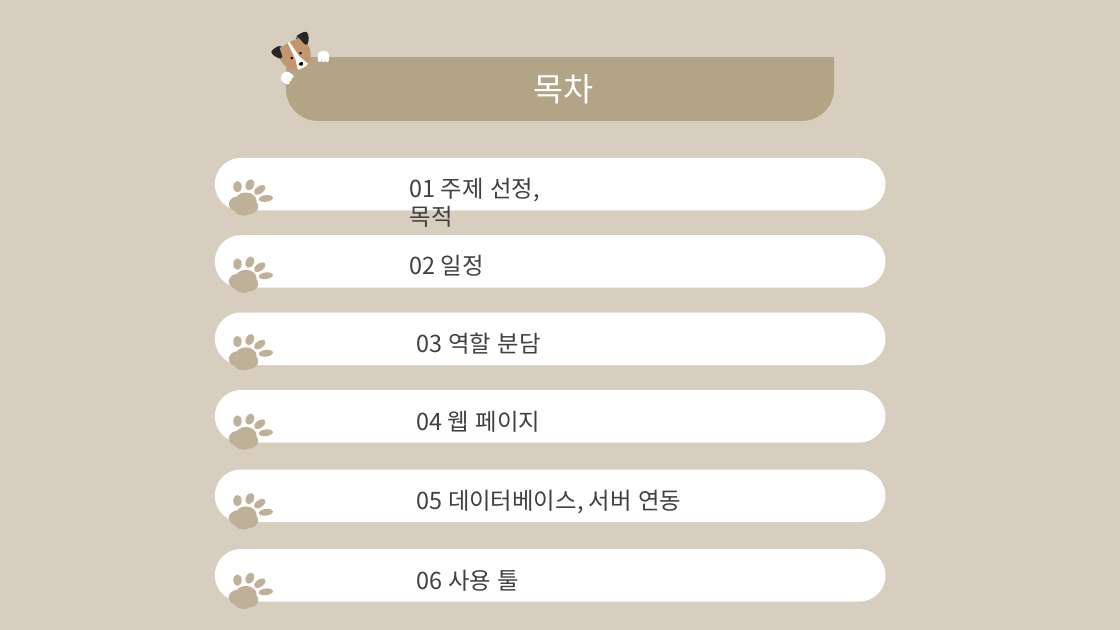
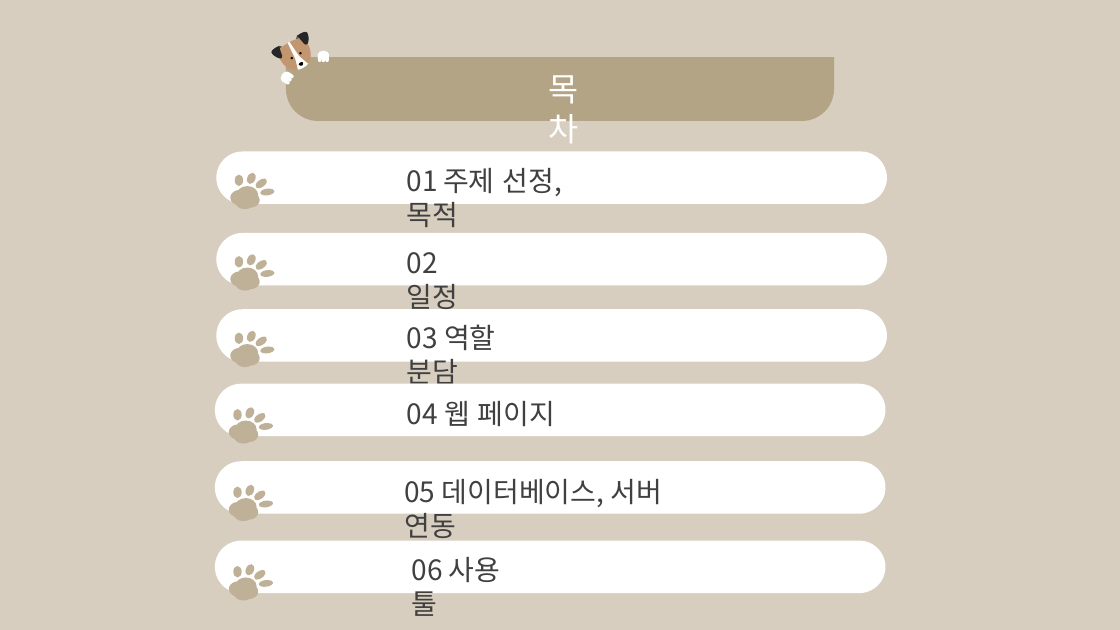
Before and after one commit to MoonYeeun/adopt_dog, a slide deck: slide 2 of adopt_dog .pptx. Drawn at 1120x630 pixels with LibreOffice and Linux fonts; fonts in the diff are those of the drawing. Boxes give left, top, right and bottom in pixels: in the first picture for what was removed or moved away, otherwise in the second. Text is boxed around its words. In the diff, an @@ line names an element or a change of style, - is before the commit and + after.

```diff
--- a/adopt_dog .pptx
+++ b/adopt_dog .pptx
@@ text "목차" rewrapped from (533,74,593,104) to (548,75,578,143) @@
@@ 3 rounded rectangles, 3 freeform shapes: place and size @@
-3 rounded rectangles, 3 freeform shapes at (215,158,886,450)
+3 rounded rectangles, 3 freeform shapes at (215,151,887,444)
@@ text "01 주제 선정, 목적": place and size @@
-text "01 주제 선정, 목적" at (410,177,540,227)
+text "01 주제 선정, 목적" at (407,168,562,227)
@@ freeform shape at (230,255,275,291): outline redrawn @@
@@ text "03 역할 분담": place and size @@
-text "03 역할 분담" at (417,332,541,354)
+text "03 역할 분담" at (407,324,496,390)
@@ text "04 웹 페이지": place and size @@
-text "04 웹 페이지" at (417,410,540,432)
+text "04 웹 페이지" at (407,401,555,427)
@@ text "05 데이터베이스, 서버 연동": place and size @@
-text "05 데이터베이스, 서버 연동" at (417,489,681,513)
+text "05 데이터베이스, 서버 연동" at (404,479,662,544)
@@ 2 rounded rectangles, 2 freeform shapes: place and size @@
-2 rounded rectangles, 2 freeform shapes at (215,470,886,609)
+2 rounded rectangles, 2 freeform shapes at (215,461,886,601)
@@ size 20 to 24 pt in 6 elements at (407,252,459,315), (407,168,562,227), (404,479,662,544), (407,324,496,390), (407,401,555,427), (412,557,501,616) @@
@@ text "06 사용 툴": place and size @@
-text "06 사용 툴" at (417,569,519,591)
+text "06 사용 툴" at (412,557,501,616)
```
Also in this commit, not shown: 15 other slides changed.
